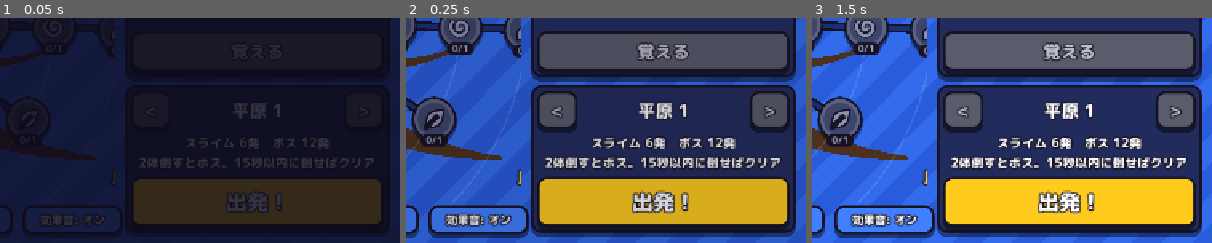
Above: before the commit, frames 1-3 (left to right).
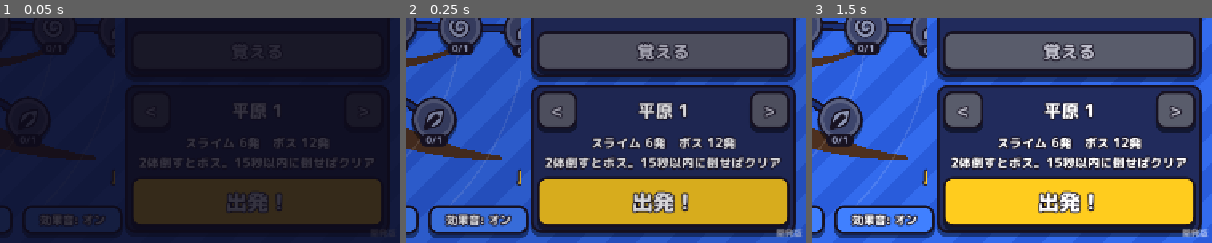
Above: after the commit, the same moments.

Repository: elefolo4565/fantasyIncremental
Game: Godot game, scene res://scenes/main/main.tscn
Two runs of this game, one before a commit and one after it. Both use one fixed random seed, a clock stepped at 60 frames per second and the inputs below.
Inputs (mouse positions are % of the whole screen's width and height, from its top left):
- Up to frame 1 (0.05 s): no input
- Up to frame 2 (0.25 s): no input
- Up to frame 3 (1.5 s): move the mouse to (72, 45) at 0.52 s; hold Right (ui_right) 0.53-1.25 s; click (72, 45) at 0.67 s; click (32, 36) at 1.27 s
The pictures show only the part of the screen within x 50-100%, y 50-100%; the shares and areas given below are measured in that part.

The runs differ from the first frame. In frame 2, 0.2% of the frame differs, in the area x 92-99%, y 93-98%; in frame 3, 0.2%, in the area x 92-100%, y 93-98%.

Commit message:
画面の右下に版表示（PR番号とcommit）を出す
Co-Authored-By: Claude Opus 5.5 (1M context) <noreply@anthropic.com>
Claude-Session: https://claude.ai/code/session_01DWCujC8KTaQ5eGTj2ron36

Diff:
--- a/scenes/main/main.gd
+++ b/scenes/main/main.gd
@@ -12,6 +12,12 @@
 const FADE_OUT_TIME := 0.25
 const FADE_IN_TIME := 0.3
 const CURTAIN_COLOR := Color(0.05, 0.04, 0.1)
+
+## 右下の版表示（見た目だけ）。中身は書き出し時に CI が version.txt に書く（PR 番号と commit）
+const VERSION_FILE := "res://version.txt"
+const VERSION_FONT_SIZE := 14
+const VERSION_COLOR := Color(1, 1, 1, 0.55)
+const VERSION_MARGIN := 6.0
 
 var _screen: Node
 var _curtain: ColorRect
@@ -31,11 +37,37 @@
 	_curtain.set_anchors_preset(Control.PRESET_FULL_RECT)
 	_curtain.mouse_filter = Control.MOUSE_FILTER_IGNORE
 	layer.add_child(_curtain)
+	_add_version_label()
 	if OS.get_cmdline_user_args().has("--smoke-run"):
 		Progress.enable_smoke_mode()
 		_show_run(Progress.stages.size() - 1)
 	else:
 		_show_tree()
+
+
+## どの版を遊んでいるか分かるよう、画面の右下にいつも小さく出す（触っても反応しない）。
+func _add_version_label() -> void:
+	var layer := CanvasLayer.new()
+	layer.layer = 99
+	add_child(layer)
+	var label := Label.new()
+	label.text = _read_version()
+	label.add_theme_font_size_override("font_size", VERSION_FONT_SIZE)
+	label.add_theme_color_override("font_color", VERSION_COLOR)
+	label.mouse_filter = Control.MOUSE_FILTER_IGNORE
+	label.horizontal_alignment = HORIZONTAL_ALIGNMENT_RIGHT
+	label.vertical_alignment = VERTICAL_ALIGNMENT_BOTTOM
+	label.set_anchors_and_offsets_preset(Control.PRESET_BOTTOM_RIGHT, Control.PRESET_MODE_MINSIZE, int(VERSION_MARGIN))
+	label.grow_horizontal = Control.GROW_DIRECTION_BEGIN
+	label.grow_vertical = Control.GROW_DIRECTION_BEGIN
+	layer.add_child(label)
+
+
+func _read_version() -> String:
+	if not FileAccess.file_exists(VERSION_FILE):
+		return "開発版"
+	var text := FileAccess.get_file_as_string(VERSION_FILE).strip_edges()
+	return text if not text.is_empty() else "開発版"
 
 
 func _show_tree() -> void:
Not shown, changed: export_presets.cfg
Not shown, changed: .github/workflows/web.yml
Not shown, changed: .gitignore
